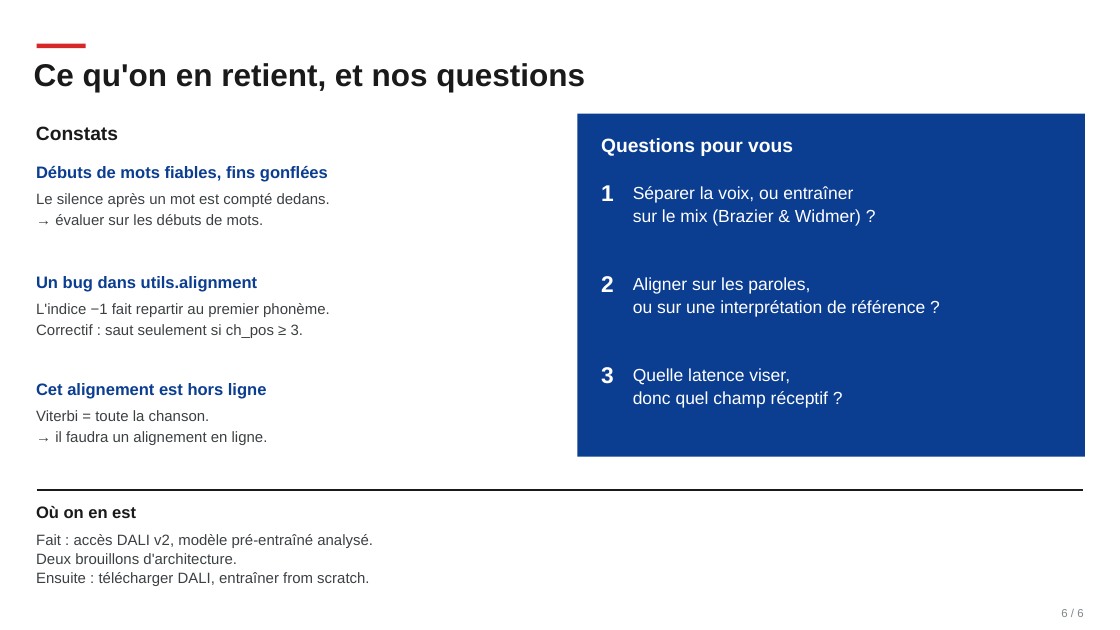
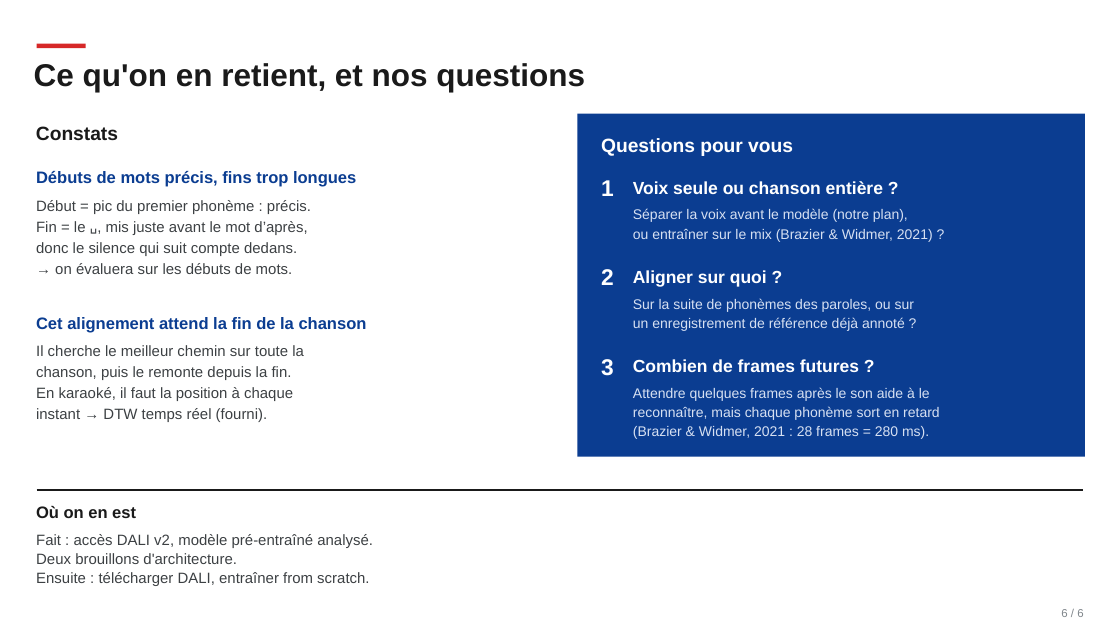
Before and after one commit to noforest/adaptive-karaoke, a slide deck: slide 6 of slides/karaoke_adaptatif.pptx. Drawn at 1120x630 pixels with LibreOffice and Linux fonts; fonts in the diff are those of the drawing. Boxes give left, top, right and bottom in pixels: in the first picture for what was removed or moved away, otherwise in the second. Text is boxed around its words. In the diff, an @@ line names an element or a change of style, - is before the commit and + after.

```diff
--- a/slides/karaoke_adaptatif.pptx
+++ b/slides/karaoke_adaptatif.pptx
@@ text at (36,171,356,187): text changed @@
-Débuts de mots fiables, fins gonflées
+Débuts de mots précis, fins trop longues
@@ text "1": place and size @@
-text "1" at (601,185,614,201)
+text "1" at (601,180,614,196)
@@ text at (36,200,311,274): text changed @@
-Le silence après un mot est compté dedans.
-→ évaluer sur les débuts de mots.
+Début = pic du premier phonème : précis.
+Fin = le ␣, mis juste avant le mot d’après,
+donc le silence qui suit compte dedans.
+→ on évaluera sur les débuts de mots.
@@ text at (633,208,933,242): text changed; size 15 to 12 pt; text colour #FFFFFF to #D6E0F2 @@
-Séparer la voix, ou entraîner
-sur le mix (Brazier & Widmer) ?
+Séparer la voix avant le modèle (notre plan),
+ou entraîner sur le mix (Brazier & Widmer, 2021) ?
@@ text "2": place and size @@
-text "2" at (601,276,614,292)
+text "2" at (601,269,614,285)
@@ text at (633,298,914,331): text changed; size 15 to 12 pt; text colour #FFFFFF to #D6E0F2 @@
-Aligner sur les paroles,
-ou sur une interprétation de référence ?
+Sur la suite de phonèmes des paroles, ou sur
+un enregistrement de référence déjà annoté ?
@@ text added at (36,317,367,332), 14.2 pt, text #0B3D91, bold @@
+Cet alignement attend la fin de la chanson
@@ text added at (36,345,304,422), 12.8 pt, text #3C4043 @@
+Il cherche le meilleur chemin sur toute la
+chanson, puis le remonte depuis la fin.
+En karaoké, il faut la position à chaque
+instant → DTW temps réel (fourni).
@@ text "3": place and size @@
-text "3" at (601,367,614,384)
+text "3" at (601,359,614,376)
@@ text removed at (633,368,828,408) @@
-Quelle latence viser,
-donc quel champ réceptif ?
@@ group added at (633,181,940,439): 4 texts @@
+Voix seule ou chanson entière ?
+Aligner sur quoi ?
+Combien de frames futures ?
+Attendre quelques frames après le son aide à le
+reconnaître, mais chaque phonème sort en retard
+(Brazier & Widmer, 2021 : 28 frames = 280 ms).
@@ group removed at (36,276,330,445): 4 texts @@
-Un bug dans utils.alignment
-Cet alignement est hors ligne
-L'indice −1 fait repartir au premier phonème.
-Correctif : saut seulement si ch_pos ≥ 3.
-Viterbi = toute la chanson.
-→ il faudra un alignement en ligne.
```
Also in this commit, not shown: 3 other slides changed, 1 other file.
